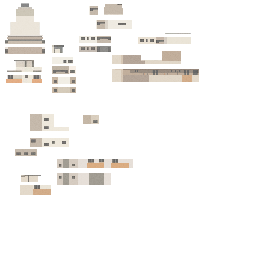
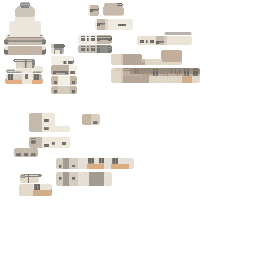
Comparing the layer stacks of the two 256x256 images. Changes:
added layer "그룹 1" (1st of 5, in "그룹 2") in group "그룹 2" over (x1=5, y1=4, x2=199, y2=196)
added layer "그룹 1" (2nd of 5, in "그룹 2") in group "그룹 2" over (x1=5, y1=2, x2=199, y2=194)
added layer "그룹 1" (3rd of 5, in "그룹 2") in group "그룹 2" over (x1=6, y1=3, x2=200, y2=195)
added layer "그룹 1" (4th of 5, in "그룹 2") in group "그룹 2" over (x1=4, y1=3, x2=198, y2=195)